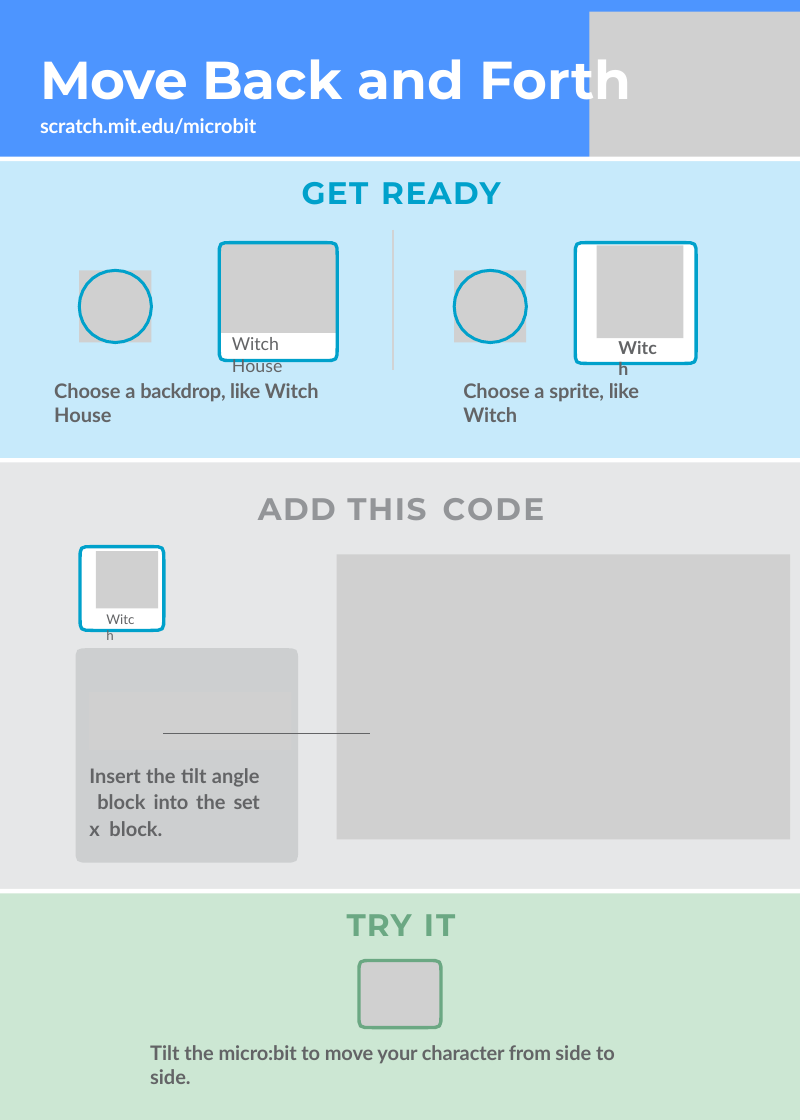
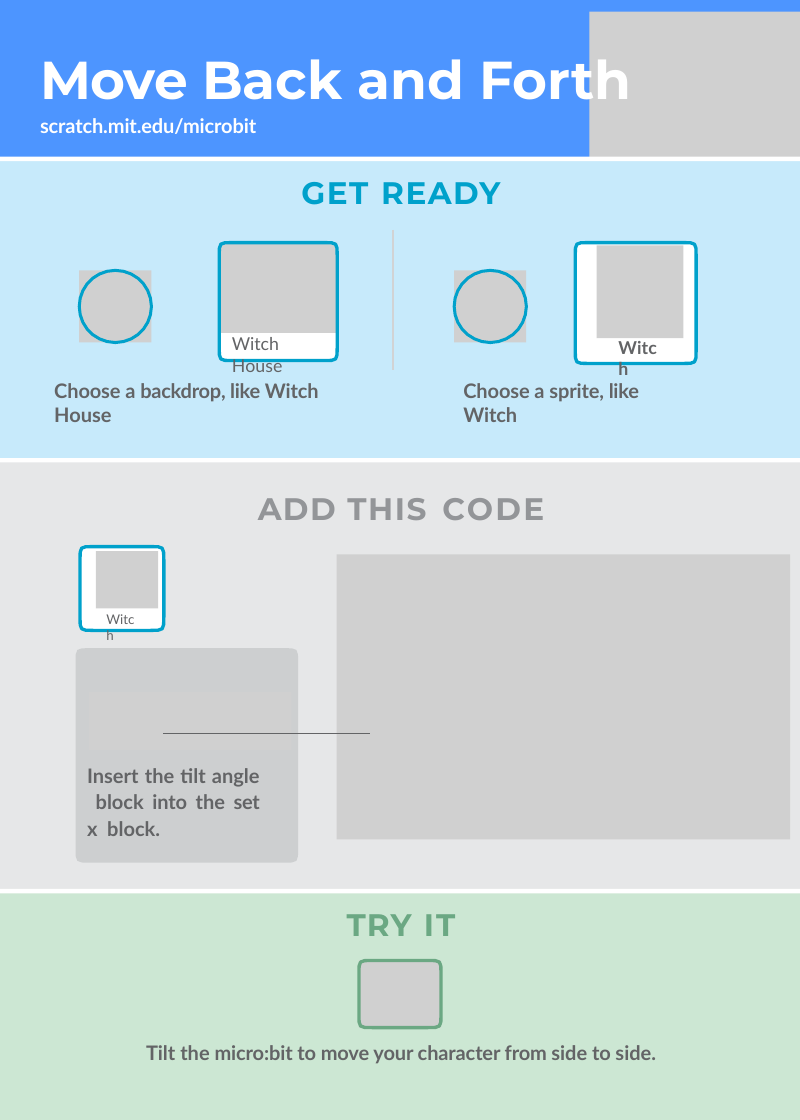
Before and after one commit to hansdejongehv/Scratch-Cards-Temp, a slide deck: slide 14 of English Scratch Cards easier to translate/microbit-cards.pptx. Drawn at 800x1120 pixels with LibreOffice and Linux fonts; fonts in the diff are those of the drawing; grey boxes stand for pictures. Boxes give left, top, right and bottom in pixels: in the first picture for what was removed or moved away, otherwise in the second. Text is boxed around its words. In the diff, an @@ line names an element or a change of style, - is before the commit and + after.

```diff
--- a/English Scratch Cards easier to translate/microbit-cards.pptx
+++ b/English Scratch Cards easier to translate/microbit-cards.pptx
@@ text "Insert the tilt angle block ..." at <box>87,768,260,836</box>: indent changed @@
@@ text "Tilt the micro:bit to move ..." at <box>146,1045,656,1064</box>: alignment left to centre @@
```
Also in this commit, not shown: 14 other slides changed, 9 other files.
